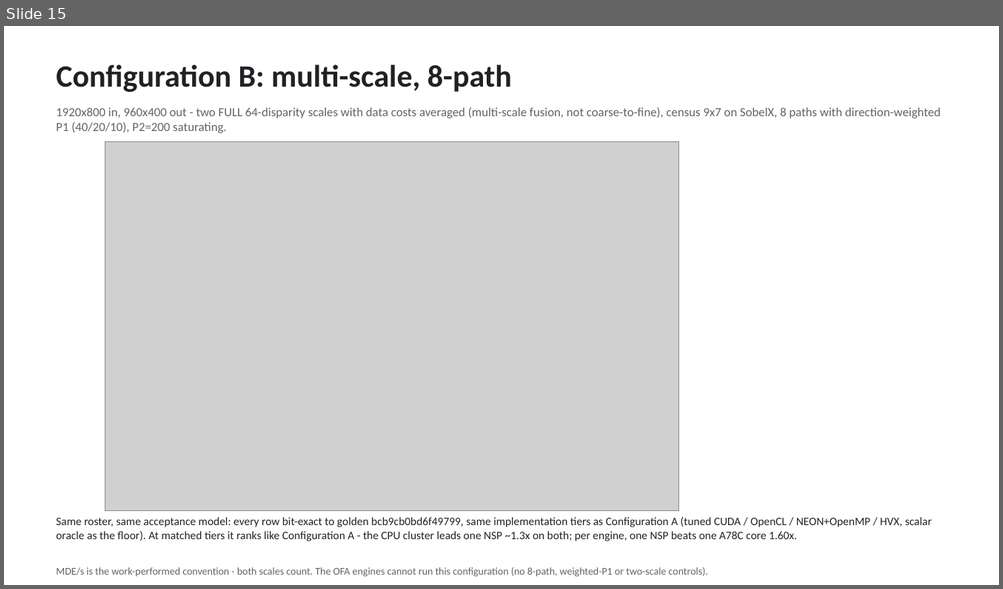
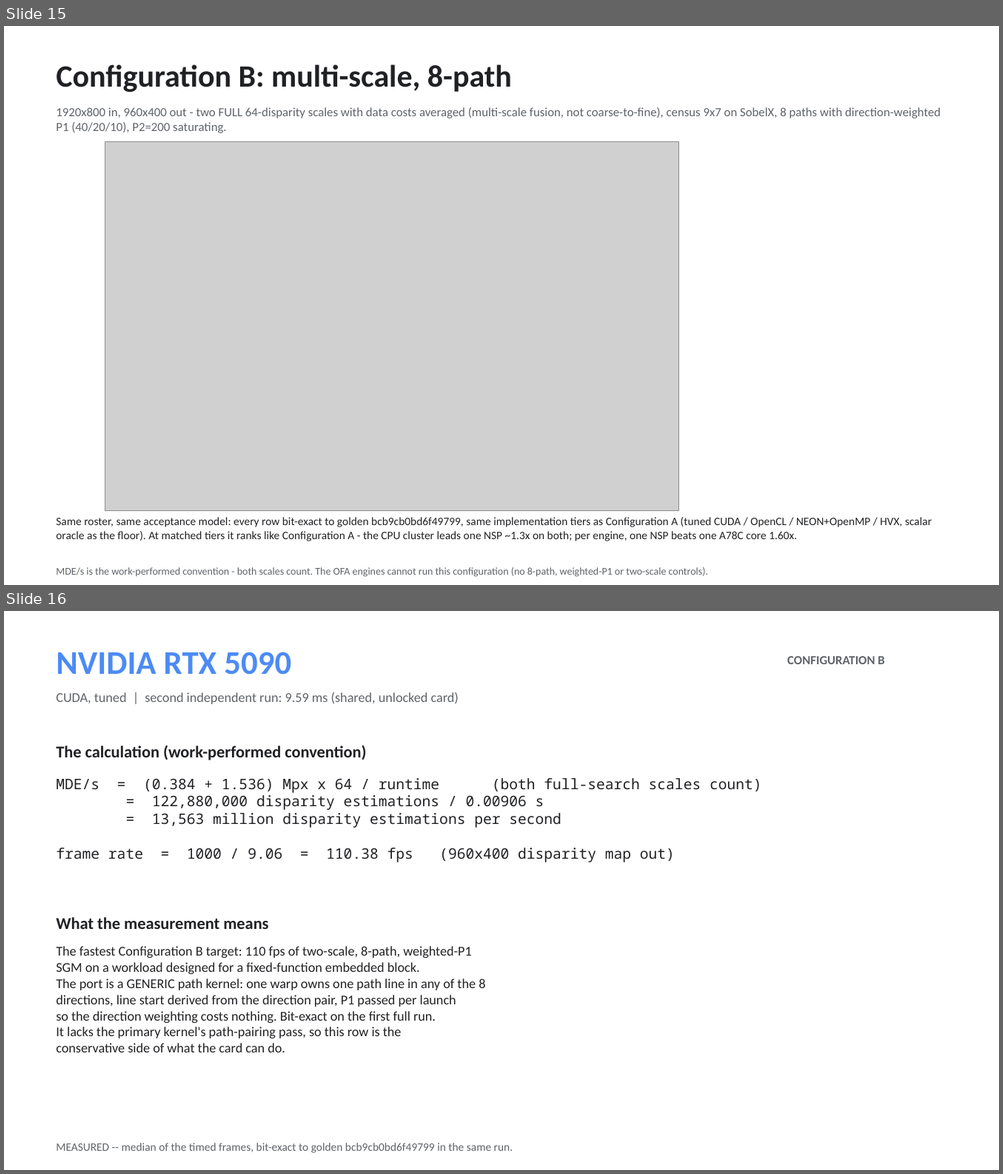
Before and after one commit to kylefoxaustin/sgm-bench, a slide deck: docs/sgm-results.pptx. Shown one above the other, each under a label of ours: slide 15 before the commit, slides 15 and 16 after it. The pictures are 1003x589 and 1003x1174 pixels, drawn with LibreOffice and Linux fonts; fonts in the diff are those of the drawing; grey boxes stand for pictures. Boxes give left, top, right and bottom in pixels: in the first picture for what was removed or moved away, otherwise in the second. Text is boxed around its words. In the diff, an @@ line names an element or a change of style, - is before the commit and + after.

Commit message:
deck: full per-unit complement for Configuration B (25 slides)
Every Configuration B target gets the same treatment the primary
configuration's units get -- the work-convention arithmetic that produced its
number, then what the measurement means: the generic 8-direction CUDA path
kernel, the A78C tier-artifact correction, the NSP's chain-band diagonals and
the argmin-key lesson, the saturating NEON step, and the oracle's pinned
choices. Deck reads A summary / A units / real imagery / B chart / B units.

```diff
--- a/docs/sgm-results.pptx
+++ b/docs/sgm-results.pptx
@@ slide 16 added at (4, 611, 999, 1170), background #FFFFFF @@
@@ text added at (56, 652, 291, 675), 32 pt, text #4C8BF5, bold @@
+NVIDIA RTX 5090
@@ text added at (787, 656, 884, 664), 12 pt, text #5F6368, bold @@
+CONFIGURATION B
@@ text added at (56, 692, 458, 704), 13 pt, text #5F6368 @@
+CUDA, tuned | second independent run: 9.59 ms (shared, unlocked card)
@@ text added at (56, 745, 366, 760), 16 pt, text #202124, bold @@
+The calculation (work-performed convention)
@@ text added at (56, 778, 762, 863), 14 pt, text #202124 @@
+MDE/s = (0.384 + 1.536) Mpx x 64 / runtime (both full-search scales count)
+= 122,880,000 disparity estimations / 0.00906 s
+= 13,563 million disparity estimations per second
+frame rate = 1000 / 9.06 = 110.38 fps (960x400 disparity map out)
@@ text added at (56, 917, 268, 929), 16 pt, text #202124, bold @@
+What the measurement means
@@ text added at (56, 946, 485, 1053), 13 pt, text #202124 @@
+The fastest Configuration B target: 110 fps of two-scale, 8-path, weighted-P1
+SGM on a workload designed for a fixed-function embedded block.
+The port is a GENERIC path kernel: one warp owns one path line in any of the 8
+directions, line start derived from the direction pair, P1 passed per launch
+so the direction weighting costs nothing. Bit-exact on the first full run.
+It lacks the primary kernel's path-pairing pass, so this row is the
+conservative side of what the card can do.
@@ text added at (56, 1143, 512, 1153), 11 pt, text #5F6368 @@
+MEASURED -- median of the timed frames, bit-exact to golden bcb9cb0bd6f49799 in the same run.
```
Also in this commit, not shown: 9 other slides added, 1 other file.
